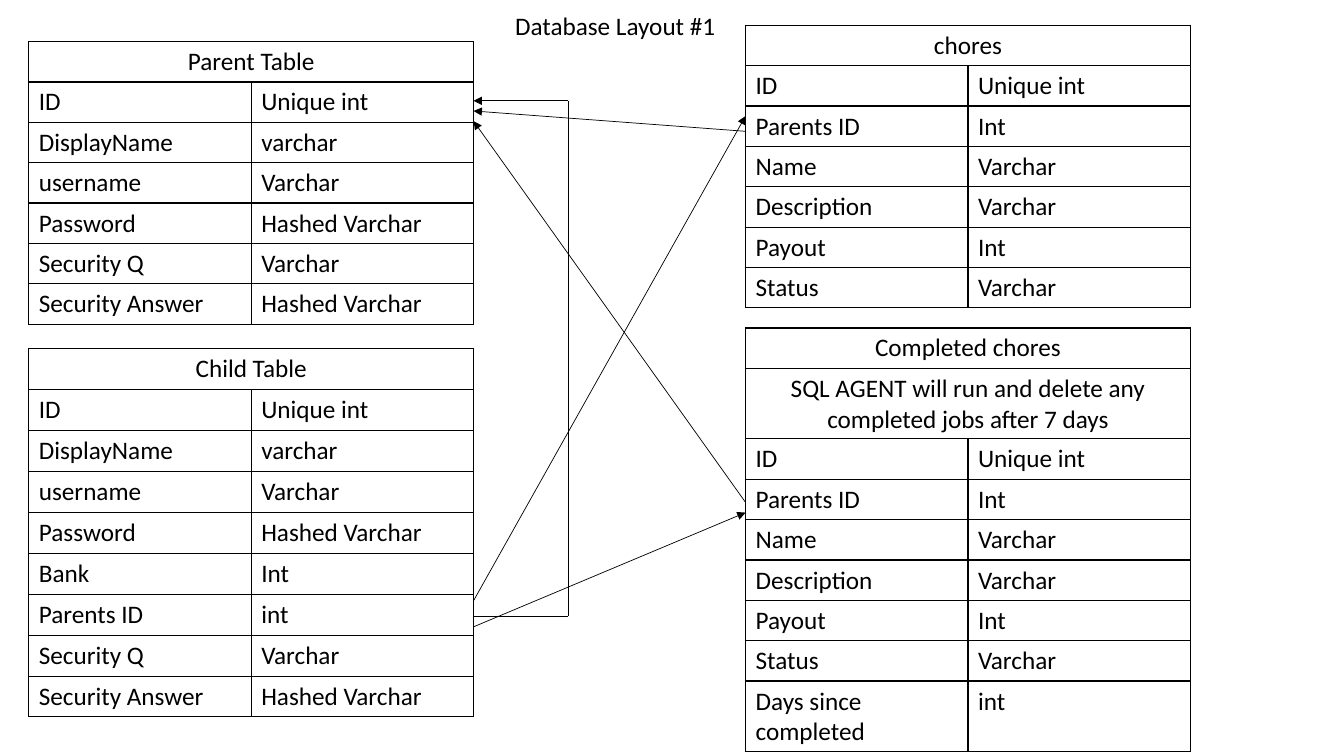
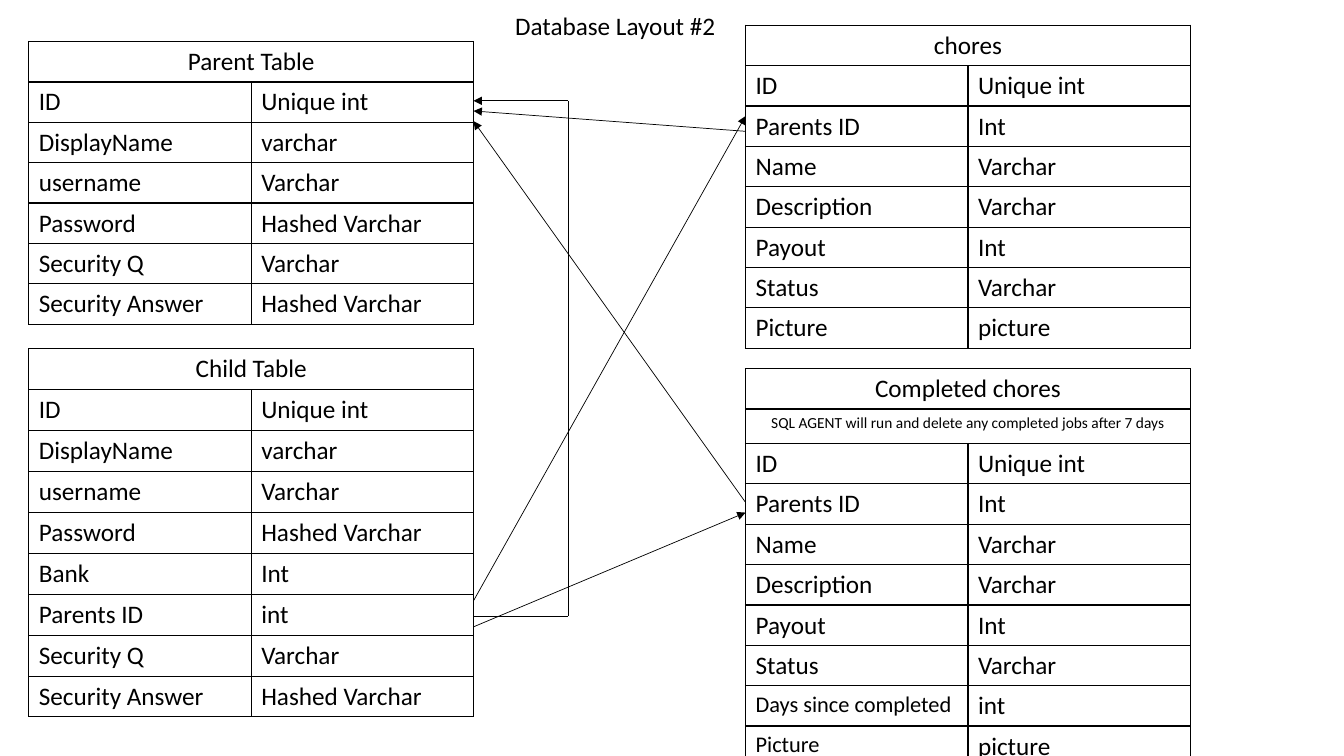
Before and after one commit to Isaac-Medlin/ChoreChange, a slide deck: slide 1 of DatabaseLayout.pptx. Drawn at 1344x756 pixels with LibreOffice and Linux fonts; fonts in the diff are those of the drawing. Boxes give left, top, right and bottom in pixels: in the first picture for what was removed or moved away, otherwise in the second. Text is boxed around its words. In the diff, an @@ line names an element or a change of style, - is before the commit and + after.

```diff
--- a/DatabaseLayout.pptx
+++ b/DatabaseLayout.pptx
@@ text at [515, 17, 715, 39]: text changed @@
-Database Layout #1
+Database Layout #2
@@ table at [746, 25, 1192, 348] @@
+row 8: Picture | picture
@@ table at [746, 369, 1192, 756] @@
+row 10: Picture | picture
@@ table: place and size @@
-table at [746, 328, 1192, 751]
+table at [746, 369, 1192, 756]
```
Also in this commit, not shown: 3 other files.
